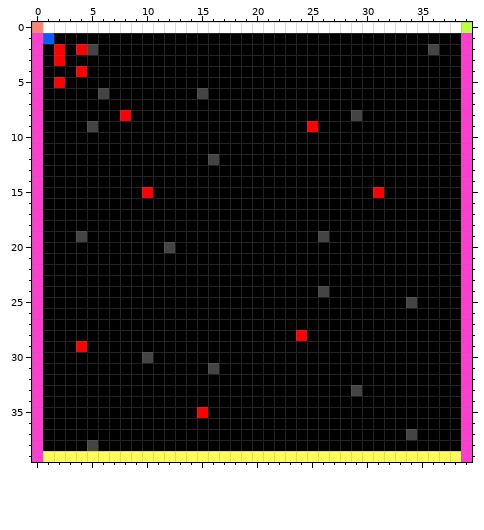
Two versions of one pixel-art sprite, res/MAPA.png. Above, as it was before the edit.
The file is 40x40 pixels.
New version:
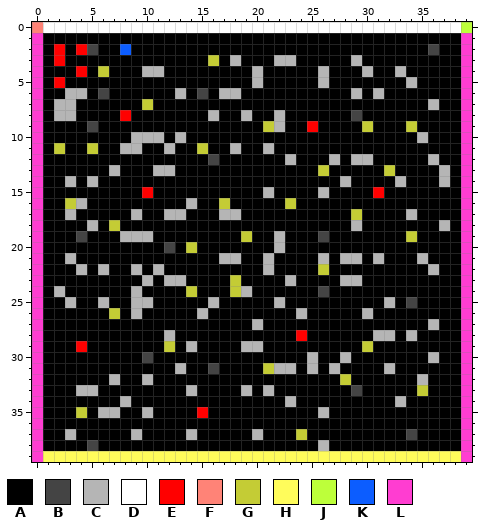
Palette (. is transparent): A #000000  B #444444  C #b5b5b5  D #ffffff  E #ff0000  F #ff8377  G #c4cc35  H #fffc5b  J #bdff3a  K #0c5dff  L #ff3dd1
What changed:
Colour K gives way to colour A in row 1 at x 1.
Colour A gives way to colour C in row 3 at x 18, 22 to 23 and 29; in row 4 at x 10 to 11, 20, 26, 30 and 33; in row 5 at x 20, 26 and 34; in row 6 at x 3 to 4, 13, 17 to 18, 29 and 31; in row 7 at x 2 to 3 and 36; in row 8 at x 2 to 3, 16, 19 and 22.
Colour A gives way to colour C in row 9 at x 22; in row 10 at x 9 to 11, 13 and 35; in row 11 at x 8 to 9, 12, 18 and 21; in row 12 at x 23, 27, 29 to 30 and 36; in row 13 at x 7, 11 to 12 and 37; in row 14 at x 3, 5, 28, 33 and 37.
Colour A gives way to colour C in row 15 at x 21 and 26; in row 16 at x 4 and 14; in row 17 at x 3, 9, 12 to 13, 17 to 18 and 34; in row 18 at x 5, 29 and 37; in row 19 at x 8 to 10 and 22; in row 20 at x 22.
Colour A gives way to colour C in row 21 at x 3, 17 to 18, 21, 26, 28 to 29, 31 and 35; in row 22 at x 4, 6, 9, 11, 21 and 36; in row 23 at x 10, 12 to 13, 23 and 28 to 29; in row 24 at x 2, 9 and 19; in row 25 at x 3, 6, 9 to 10, 16, 22 and 32; in row 26 at x 9, 15, 24 and 30.
Colour A gives way to colour C in row 27 at x 20 and 36; in row 28 at x 12, 31 to 32 and 34; in row 29 at x 14 and 19 to 20; in row 30 at x 25, 28 and 36; in row 31 at x 13, 22 to 23, 25, 27 and 32; in row 32 at x 7, 10 and 35.
Colour A gives way to colour C in row 33 at x 4 to 5, 14, 19 and 21; in row 34 at x 8, 23 and 33; in row 35 at x 6 to 7, 10 and 26; in row 37 at x 3, 9, 14 and 20; in row 38 at x 26.
Colour A gives way to colour G in row 3 at x 16; in row 4 at x 6; in row 7 at x 10; in row 9 at x 21, 30 and 34; in row 11 at x 2, 5 and 15; in row 13 at x 26 and 32.
Colour A gives way to colour G in row 16 at x 3, 17 and 23; in row 17 at x 29; in row 18 at x 7; in row 19 at x 19 and 34; in row 20 at x 14; in row 22 at x 26.
Colour A gives way to colour G in row 23 at x 18; in row 24 at x 14 and 18; in row 26 at x 7; in row 29 at x 12 and 30; in row 31 at x 21; in row 32 at x 28.
Colour A gives way to colour G in row 33 at x 35; in row 35 at x 4; in row 37 at x 24.
Colour A gives way to colour K in row 2 at x 8.
